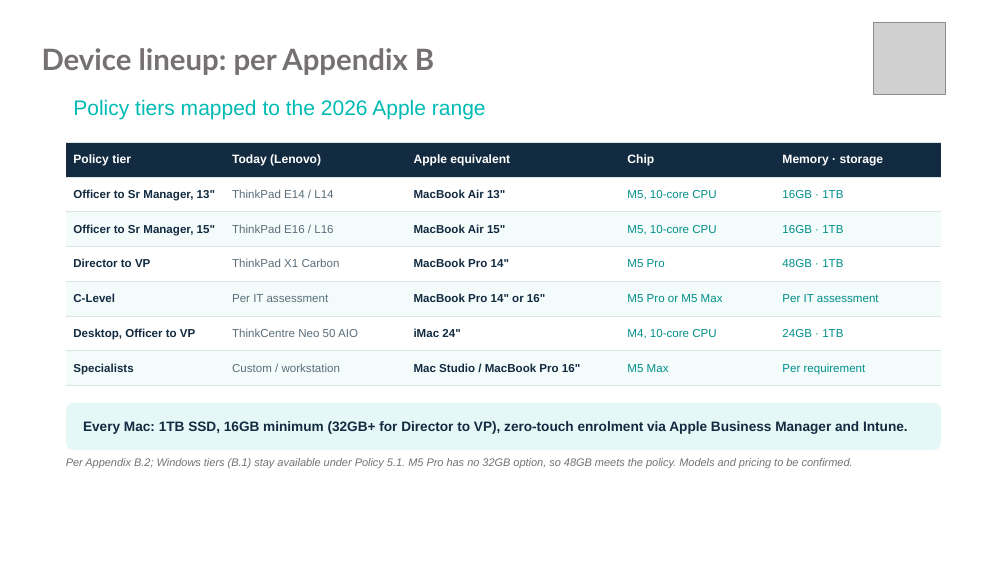
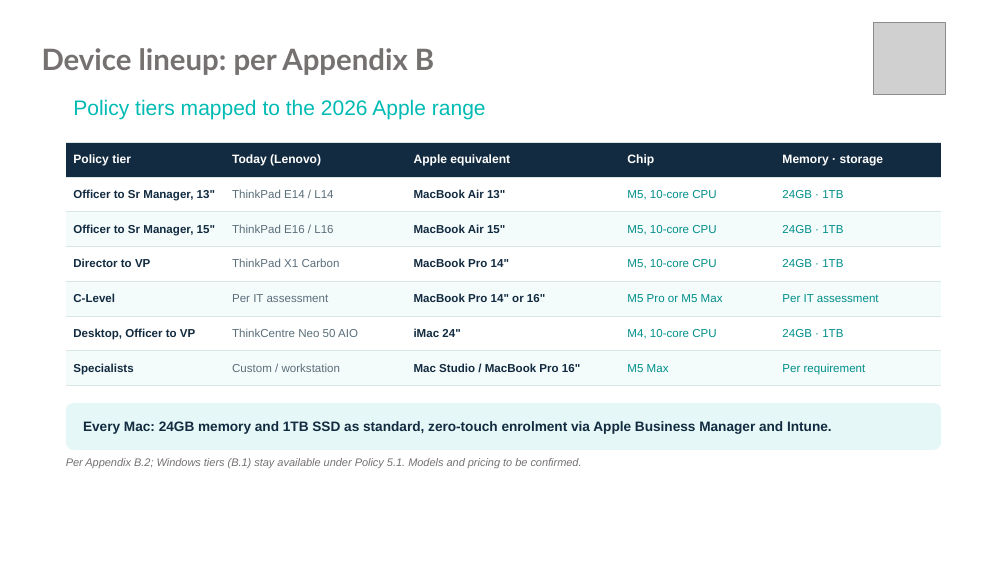
Before and after one commit to 7vbphz8fgw-commits/Bcipd, a slide deck: slide 4 of Flynas_Nuevo_Apple_DaaS_Discussion.pptx. Drawn at 1008x567 pixels with LibreOffice and Linux fonts; fonts in the diff are those of the drawing; grey boxes stand for pictures; background and template pictures are left out. Boxes give left, top, right and bottom in pixels: in the first picture for what was removed or moved away, otherwise in the second. Text is boxed around its words. In the diff, an @@ line names an element or a change of style, - is before the commit and + after.

```diff
--- a/Flynas_Nuevo_Apple_DaaS_Discussion.pptx
+++ b/Flynas_Nuevo_Apple_DaaS_Discussion.pptx
@@ table at [66,142,941,386] @@
-row 2, column 5: 16GB · 1TB
+row 2, column 5: 24GB · 1TB
-row 3, column 5: 16GB · 1TB
+row 3, column 5: 24GB · 1TB
-row 4, column 4: M5 Pro
+row 4, column 4: M5, 10-core CPU
-row 4, column 5: 48GB · 1TB
+row 4, column 5: 24GB · 1TB
@@ text in rounded rectangle at [83,421,832,434]: text changed @@
-Every Mac: 1TB SSD, 16GB minimum (32GB+ for Director to VP), zero-touch enrolment via Apple Business Manager and Intune.
+Every Mac: 24GB memory and 1TB SSD as standard, zero-touch enrolment via Apple Business Manager and Intune.
@@ text at [66,458,582,468]: text changed @@
-Per Appendix B.2; Windows tiers (B.1) stay available under Policy 5.1. M5 Pro has no 32GB option, so 48GB meets the policy. Models and pricing to be confirmed.
+Per Appendix B.2; Windows tiers (B.1) stay available under Policy 5.1. Models and pricing to be confirmed.
```
Also in this commit, not shown: 1 other slide changed, 1 other file.
